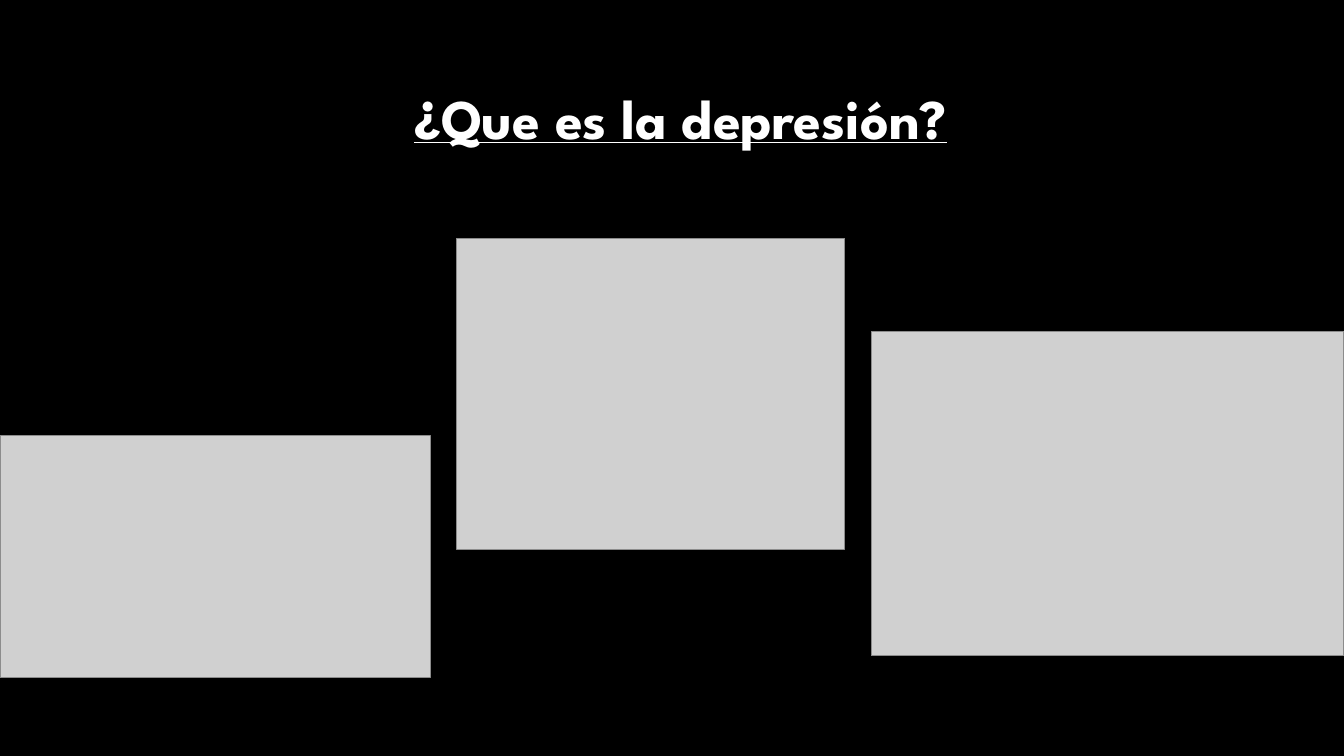
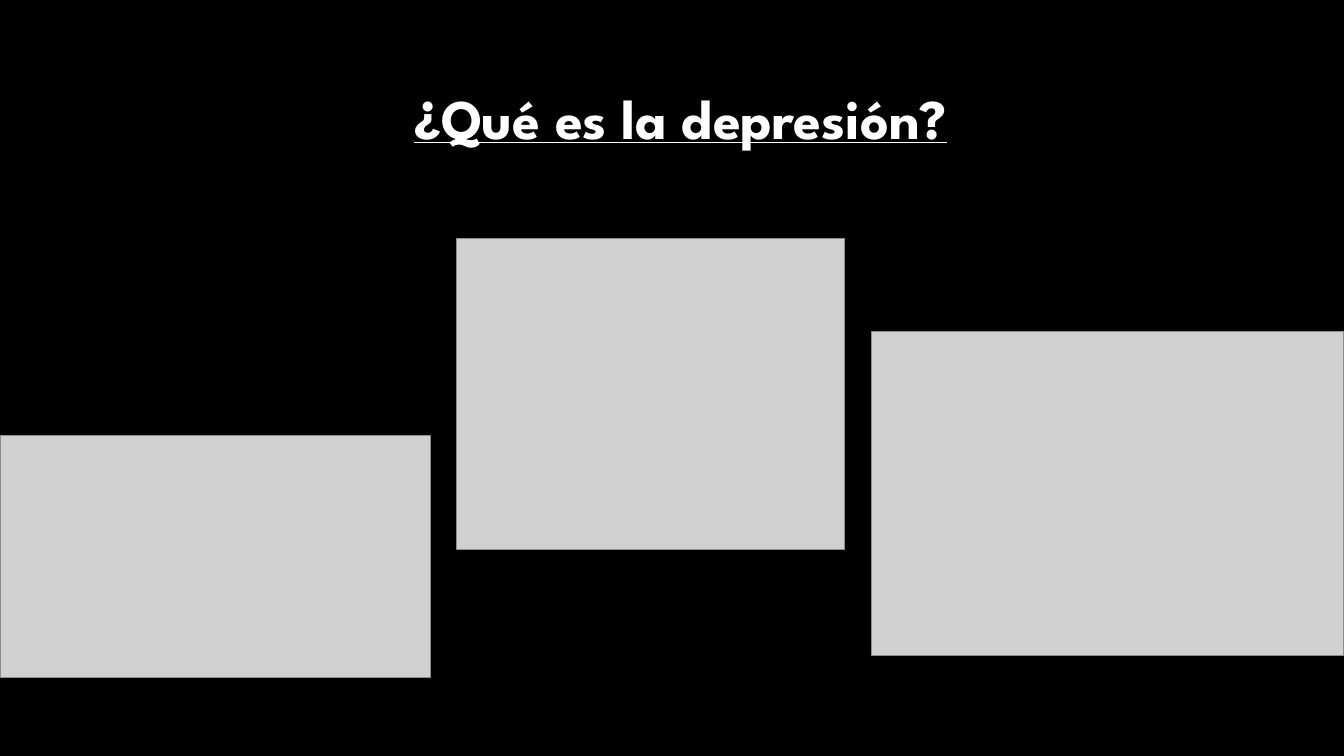
Before and after one commit to Francoo86/Depresion_FLP, a slide deck: slide 4 of presentaciion FLP.pptx. Drawn at 1344x756 pixels with LibreOffice and Linux fonts; fonts in the diff are those of the drawing; grey boxes stand for pictures; background and template pictures are left out. Boxes give left, top, right and bottom in pixels: in the first picture for what was removed or moved away, otherwise in the second. Text is boxed around its words. In the diff, an @@ line names an element or a change of style, - is before the commit and + after.

```diff
--- a/presentaciion FLP.pptx
+++ b/presentaciion FLP.pptx
@@ text at (414,100,947,151): text changed @@
-¿Que es la depresión?
+¿Qué es la depresión?
```
